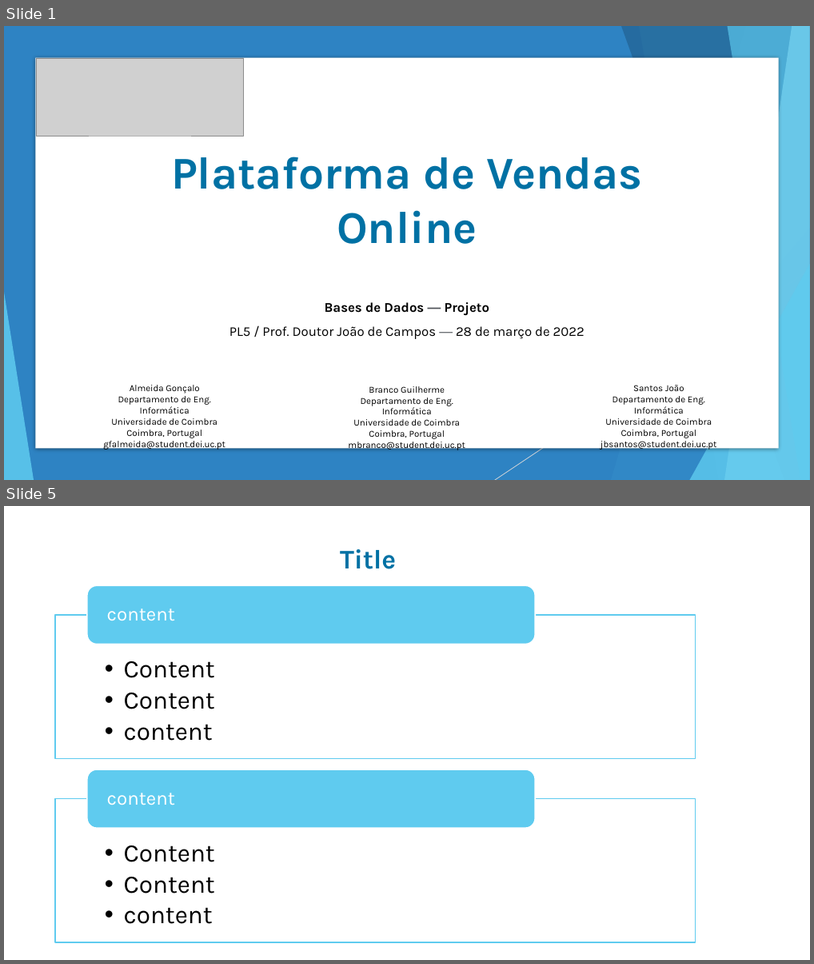
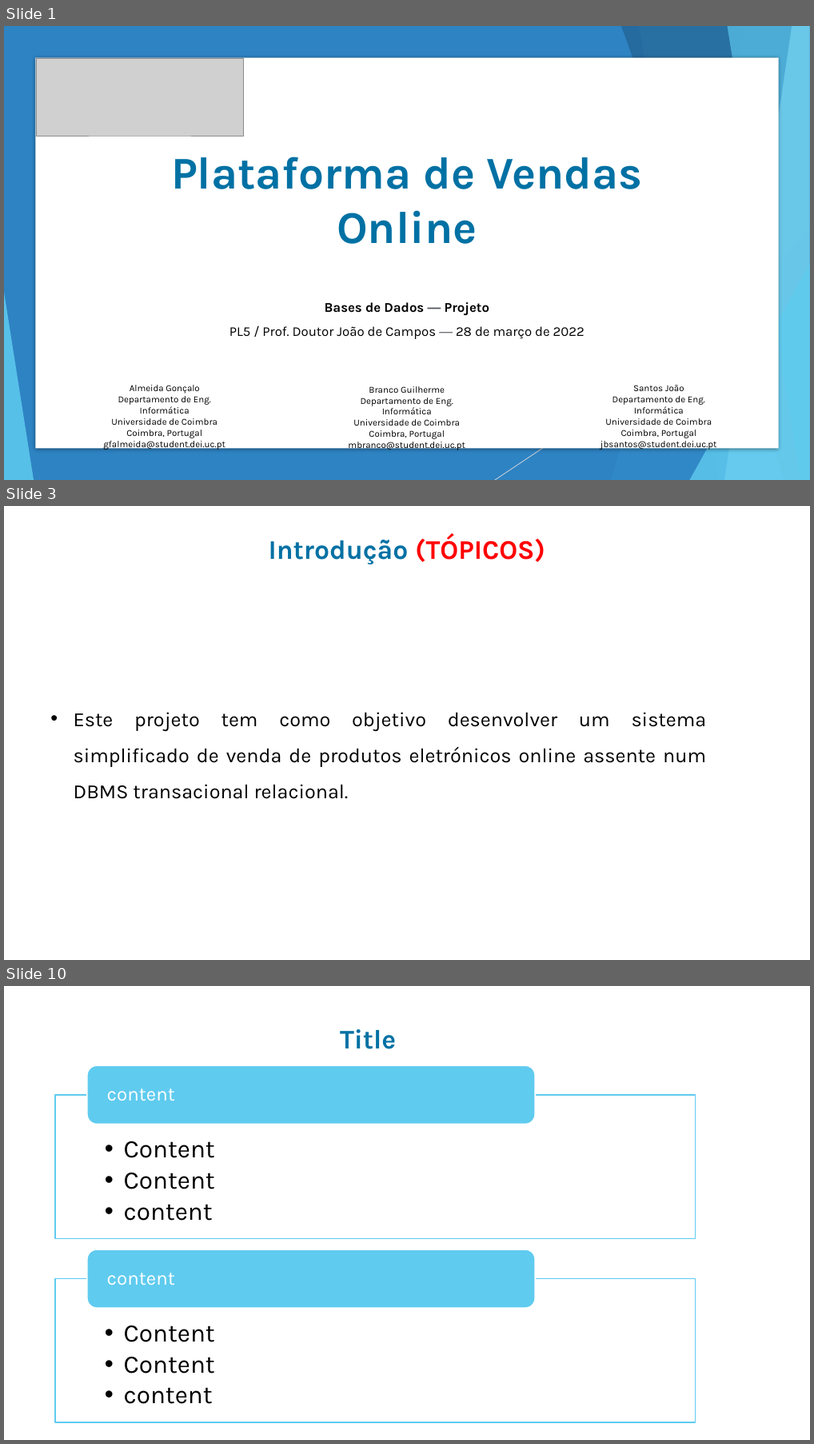
Before and after one commit to goncaloalmeida19/projeto-de-bd, a slide deck: Apresentação.pptx. Shown one above the other, each under a label of ours: slides 1 and 5 before the commit, slides 1, 3 and 10 after it; the slides between them are not shown. The pictures are 814x964 and 814x1444 pixels, drawn with LibreOffice and Linux fonts; fonts in the diff are those of the drawing; grey boxes stand for pictures; background and template pictures are left out. Boxes give left, top, right and bottom in pixels: in the first picture for what was removed or moved away, otherwise in the second. Text is boxed around its words. In the diff, an @@ line names an element or a change of style, - is before the commit and + after.

```diff
--- a/Apresentação.pptx
+++ b/Apresentação.pptx
@@ slide 3 added at [4,506,810,960], background picture (left out) @@
@@ text added at [269,534,546,564], 32 pt, text #0071A4, bold @@
+Introdução (TÓPICOS)
@@ text added at [74,712,707,799], 24 pt, text #000000 @@
+• Este projeto tem como objetivo desenvolver um sistema simplificado de venda de produtos eletrónicos online assente num DBMS transacional relacional.
@@ what was slide 5 is now slide 10 @@
```
Also in this commit, not shown: 2 slides changed, 5 other slides added, 1 slide removed, 2 other files.
